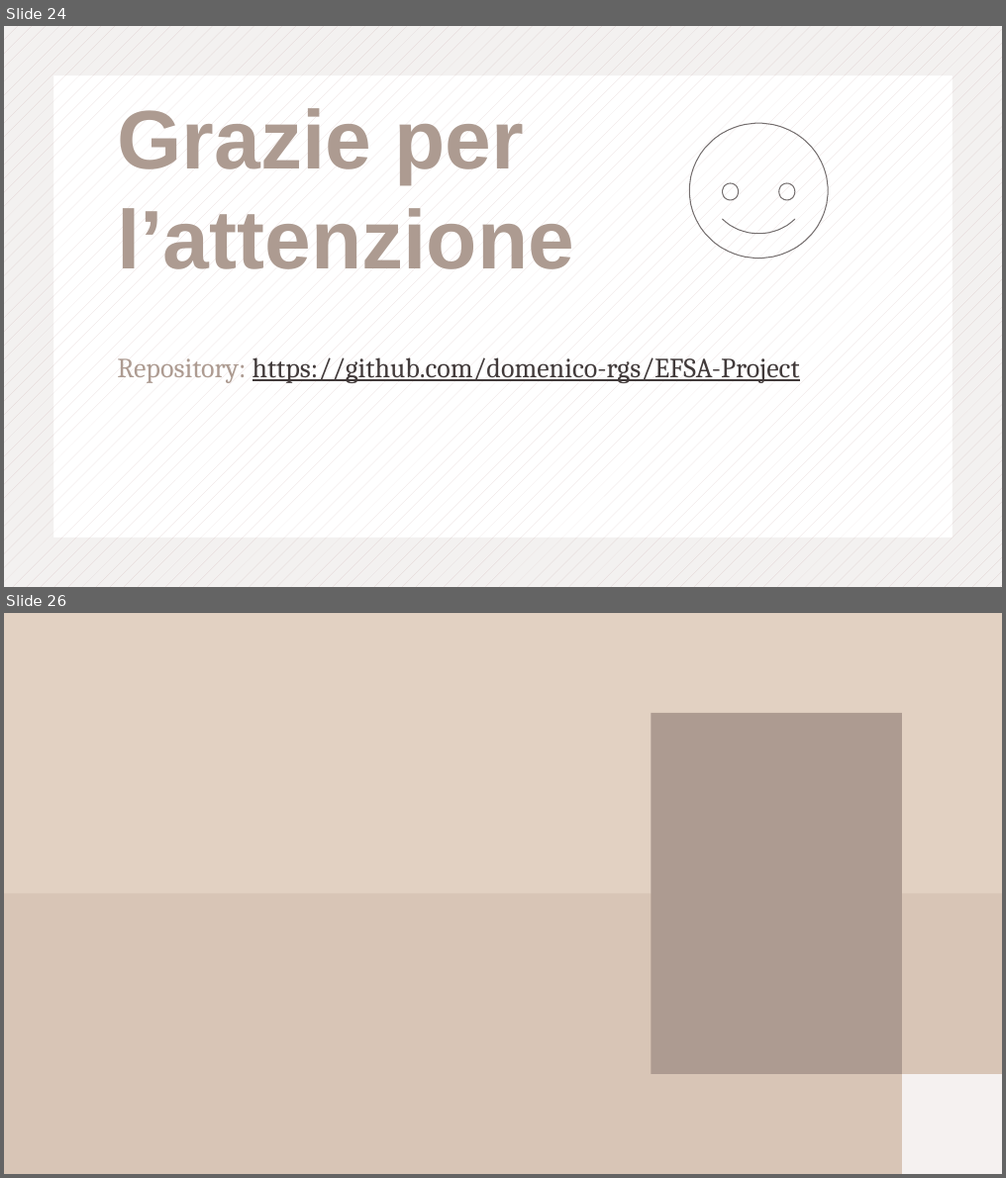
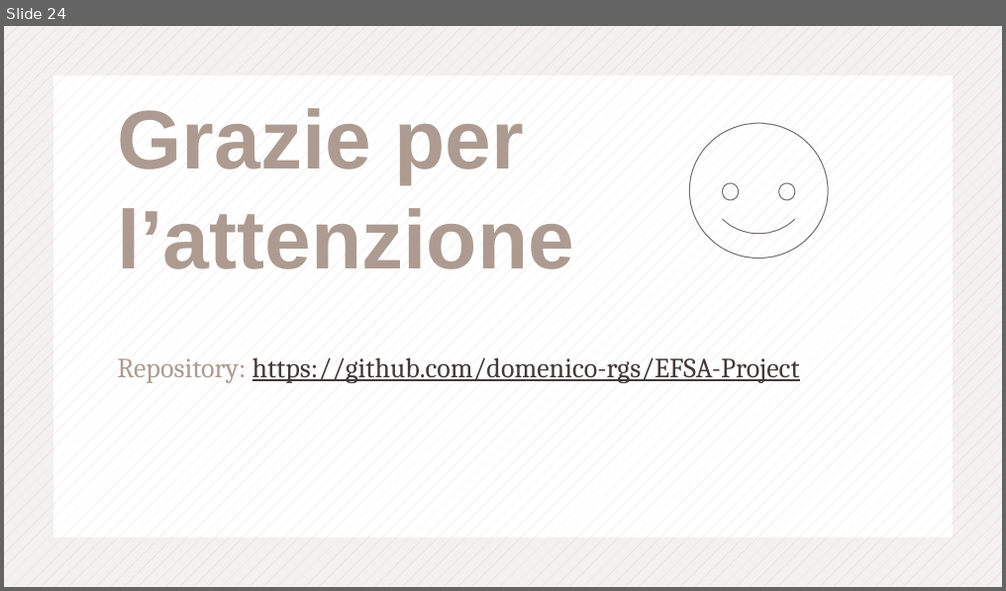
Before and after one commit to domenico-rgs/EFSA-Project, a slide deck: Presentation.pptx. Shown one above the other, each under a label of ours: slides 24 and 26 before the commit, slide 24 after it; the slides between them are not shown. The pictures are 1006x1178 and 1006x591 pixels, drawn with LibreOffice and Linux fonts; fonts in the diff are those of the drawing. Boxes give left, top, right and bottom in pixels: in the first picture for what was removed or moved away, otherwise in the second. Text is boxed around its words. In the diff, an @@ line names an element or a change of style, - is before the commit and + after.

```diff
--- a/Presentation.pptx
+++ b/Presentation.pptx
@@ slide 26 removed at (x1=4, y1=613, x2=1002, y2=1174), background #E2D1C2 @@
@@ rectangle removed at (x1=650, y1=713, x2=901, y2=1074) @@
@@ rectangle removed at (x1=4, y1=893, x2=1002, y2=1173) @@
@@ rectangle removed at (x1=902, y1=1074, x2=1002, y2=1173) @@
```
Also in this commit, not shown: 4 slides changed, 1 slide added, 11 other slides removed, 3 other files.
